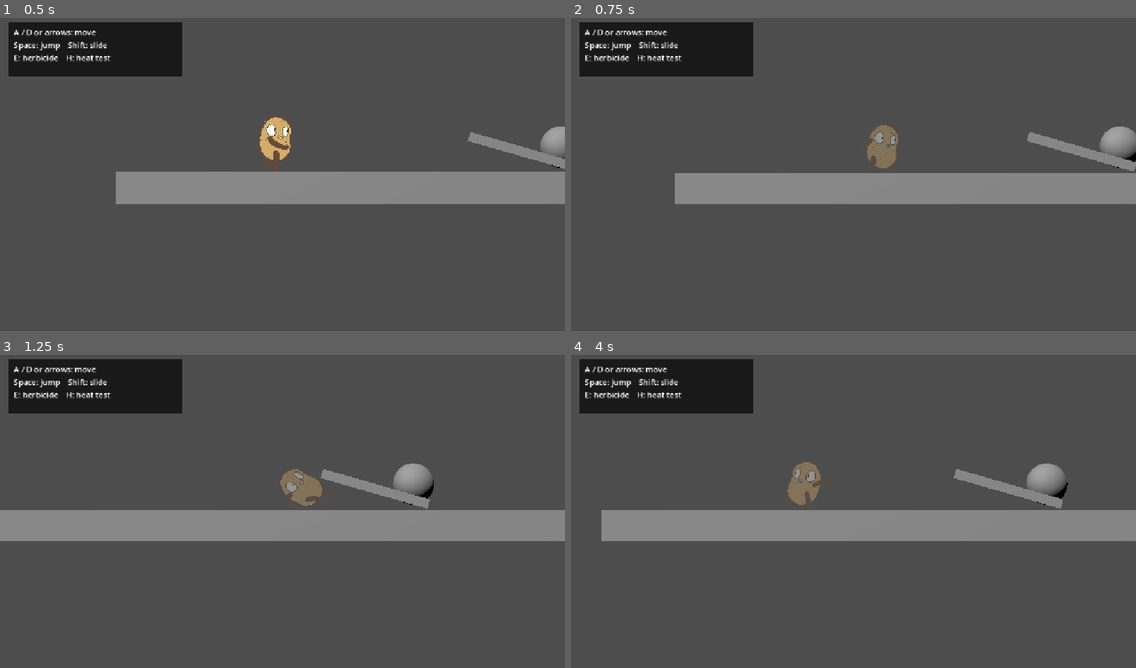
Above: before the commit, frames 1-4 (two rows, left to right).
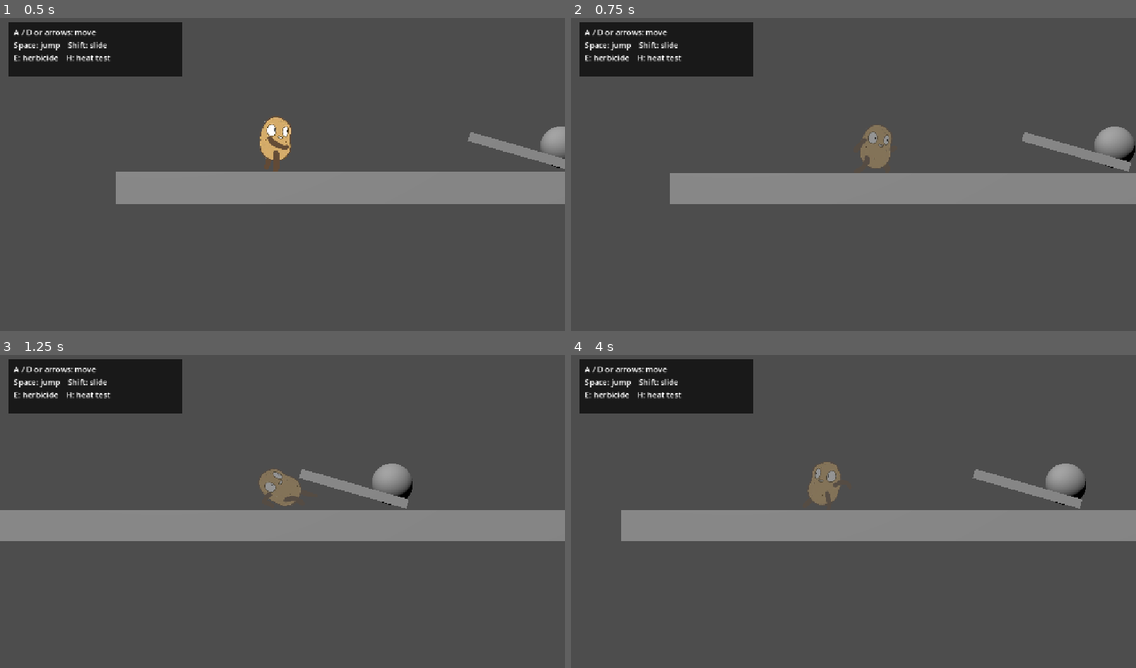
Above: after the commit, the same moments.

Repository: nicolasbuelvas/IAdashems
Game: Godot game, scene res://player/test_player.tscn
Two runs of this game, one before a commit and one after it. Both use one fixed random seed, a clock stepped at 60 frames per second and the inputs below.
Inputs (mouse positions are in pixels of both pictures, inside the frame that each line leads up to):
- Up to frame 1 (0.5 s): no input
- Up to frame 2 (0.75 s): tap Enter (ui_accept) at 0.5 s; move the mouse to (977, 155) at 0.52 s; hold Right (ui_right) from 0.53 s (still down); tap Shift at 0.6 s; click (977, 155) at 0.67 s
- Up to frame 3 (1.25 s): keep holding Right (ui_right); tap Enter (ui_accept) at 0.77 s
- Up to frame 4 (4 s): release Right (ui_right) at 1.25 s; drag from (740, 524) to (825, 574) at 1.27 s; move the mouse to (910, 439) at 2.02 s; hold Right (ui_right) 2.03-2.75 s; tap E at 2.1 s; tap Enter (ui_accept) at 2.75, 3.5, 3.77 s; drag from (825, 574) to (684, 461) at 2.77 s; move the mouse to (1023, 558) at 3.52 s; hold Left (ui_left) from 3.53 s (still down); tap Shift at 3.6 s

Frame 1 is identical in both runs. In frame 2, 0.9% of the frame differs, in the area x 17-100%, y 34-60%; in frame 3, 2.2%; in frame 4, 2.6%, in the area x 5-92%, y 34-60%.

Commit message:
[AI] feat: pulir aceleración, salto y momentum del dash

Diff:
--- a/player/follow_camera.gd
+++ b/player/follow_camera.gd
@@ -3,8 +3,12 @@
 @export var target_path: NodePath
 @export var follow_speed := 6.0
 @export var fixed_z := 12.0
+@export var look_ahead_distance := 1.0
+@export var look_ahead_speed := 5.0
+@export var look_ahead_reference_speed := 8.0
 
 var _target: Node3D
+var _look_ahead_x := 0.0
 
 
 func _ready() -> void:
@@ -21,7 +25,16 @@
 func _process(delta: float) -> void:
 	if not is_instance_valid(_target):
 		return
-	var weight := 1.0 - exp(-follow_speed * delta)
-	global_position.x = lerpf(global_position.x, _target.global_position.x, weight)
-	global_position.y = lerpf(global_position.y, _target.global_position.y, weight)
+	var target_velocity_x := 0.0
+	if _target is CharacterBody3D:
+		target_velocity_x = (_target as CharacterBody3D).velocity.x
+	var velocity_ratio := clampf(target_velocity_x / look_ahead_reference_speed, -1.0, 1.0)
+	var desired_look_ahead := velocity_ratio * look_ahead_distance
+	var look_weight := 1.0 - exp(-look_ahead_speed * delta)
+	_look_ahead_x = lerpf(_look_ahead_x, desired_look_ahead, look_weight)
+
+	var follow_weight := 1.0 - exp(-follow_speed * delta)
+	var focus_x := _target.global_position.x + _look_ahead_x
+	global_position.x = lerpf(global_position.x, focus_x, follow_weight)
+	global_position.y = lerpf(global_position.y, _target.global_position.y, follow_weight)
 	global_position.z = fixed_z
--- a/player/player.gd
+++ b/player/player.gd
@@ -11,14 +11,19 @@
 const _FALLBACK_SLIDE_DURATION := 0.65
 const _FALLBACK_SLIDE_COOLDOWN := 0.6
 const _FALLBACK_SLIDE_SPEED := 11.0
-const _GROUND_ACCELERATION := 34.0
-const _AIR_ACCELERATION := 22.0
-const _TURNAROUND_ACCELERATION := 50.0
-const _GROUND_DECELERATION := 42.0
-const _AIR_DECELERATION := 20.0
+const _GROUND_ACCELERATION := 18.0
+const _AIR_ACCELERATION := 14.0
+const _TURNAROUND_ACCELERATION := 30.0
+const _GROUND_DECELERATION := 22.0
+const _AIR_DECELERATION := 10.0
 const _PLAYER_GRAVITY_SCALE := 2.25
 const _FALL_GRAVITY_MULTIPLIER := 1.35
-const _JUMP_RELEASE_GRAVITY_MULTIPLIER := 1.35
+const _JUMP_RELEASE_GRAVITY_MULTIPLIER := 1.6
+const _JUMP_APEX_GRAVITY_MULTIPLIER := 0.72
+const _JUMP_APEX_VELOCITY_RATIO := 0.25
+const _DASH_CARRY_DURATION := 0.55
+const _DASH_CARRY_DECELERATION := 10.0
+const _DASH_EXIT_SPEED_RATIO := 0.82
 const _FALLBACK_HERBICIDE_SPEED := 14.0
 const _FALLBACK_HERBICIDE_COOLDOWN := 5.0
 const _HERBICIDE_SCENE: PackedScene = preload("res://player/herbicide.tscn")
@@ -47,6 +52,9 @@
 var _slide_dir: float = 1.0
 var _slide_time_left: float = 0.0
 var _slide_cooldown_left: float = 0.0
+var _dash_carry_time_left: float = 0.0
+var _dash_carry_speed: float = 0.0
+var _dash_carry_direction: float = 0.0
 var _herbicide_cooldown_left: float = 0.0
 var _last_aim_direction := Vector2.RIGHT
 var _iframe_left: float = 0.0
@@ -101,6 +109,8 @@
 			gravity_multiplier = _FALL_GRAVITY_MULTIPLIER
 		elif not Input.is_physical_key_pressed(KEY_SPACE):
 			gravity_multiplier = _JUMP_RELEASE_GRAVITY_MULTIPLIER
+		elif velocity.y < jump_velocity * _JUMP_APEX_VELOCITY_RATIO:
+			gravity_multiplier = _JUMP_APEX_GRAVITY_MULTIPLIER
 		velocity.y -= _gravity * _PLAYER_GRAVITY_SCALE * gravity_multiplier * delta
 
 	if _wants_jump() and not is_sliding() and is_on_floor():
@@ -123,8 +133,19 @@
 	if is_sliding():
 		var slide_progress := 1.0 - _slide_time_left / slide_duration
 		var deceleration := smoothstep(0.7, 1.0, slide_progress)
-		var current_slide_speed := lerpf(slide_speed, move_speed, deceleration)
+		var dash_exit_speed := maxf(move_speed, slide_speed * _DASH_EXIT_SPEED_RATIO)
+		var current_slide_speed := lerpf(slide_speed, dash_exit_speed, deceleration)
 		velocity.x = _slide_dir * current_slide_speed
+	elif _dash_carry_time_left > 0.0:
+		var carry_ratio := _dash_carry_time_left / _DASH_CARRY_DURATION
+		if input_x == _dash_carry_direction:
+			var carry_speed := lerpf(move_speed, _dash_carry_speed, carry_ratio)
+			velocity.x = _dash_carry_direction * carry_speed
+		elif input_x == 0.0:
+			velocity.x = move_toward(velocity.x, 0.0, _DASH_CARRY_DECELERATION * delta)
+		else:
+			velocity.x = move_toward(velocity.x, input_x * move_speed, _TURNAROUND_ACCELERATION * delta)
+		_dash_carry_time_left = maxf(_dash_carry_time_left - delta, 0.0)
 	elif input_x != 0.0:
 		var acceleration := _GROUND_ACCELERATION if is_on_floor() else _AIR_ACCELERATION
 		if velocity.x * input_x < 0.0:
@@ -179,6 +200,9 @@
 	_herbicide_queued = false
 	_slide_time_left = 0.0
 	_slide_cooldown_left = 0.0
+	_dash_carry_time_left = 0.0
+	_dash_carry_speed = 0.0
+	_dash_carry_direction = 0.0
 	_herbicide_cooldown_left = 0.0
 	_iframe_left = 0.0
 	_blink_on = false
@@ -196,6 +220,9 @@
 		if _slide_time_left <= 0.0:
 			_slide_time_left = 0.0
 			_slide_cooldown_left = slide_cooldown
+			_dash_carry_direction = signf(velocity.x)
+			_dash_carry_speed = maxf(absf(velocity.x), move_speed)
+			_dash_carry_time_left = _DASH_CARRY_DURATION
 			_emit_bus("player_slide_ended", [])
 			_apply_visual()
 	elif _slide_cooldown_left > 0.0:
Not shown, changed: logs/INDICE_LOGS.md
Not shown, changed: logs/sebastian-marquez.md
